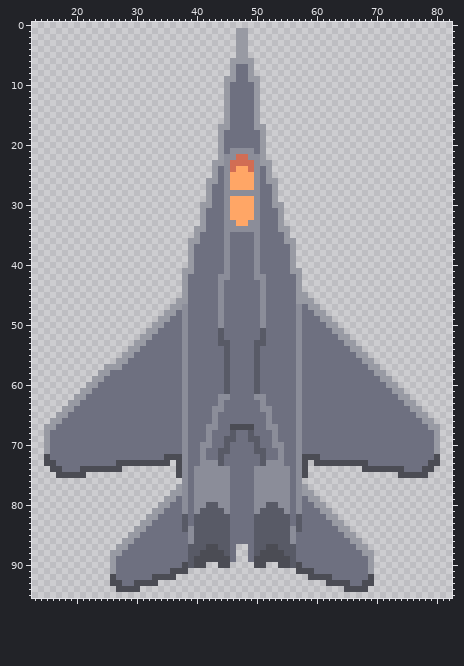
Edited in one commit: sprite sheet (sprites/units/avt1.png). Above: the version before the commit.
Colours within 5 levels of each other are drawn and written as one. Shown: x 13..82, y 0..95.
The same view after the edit:
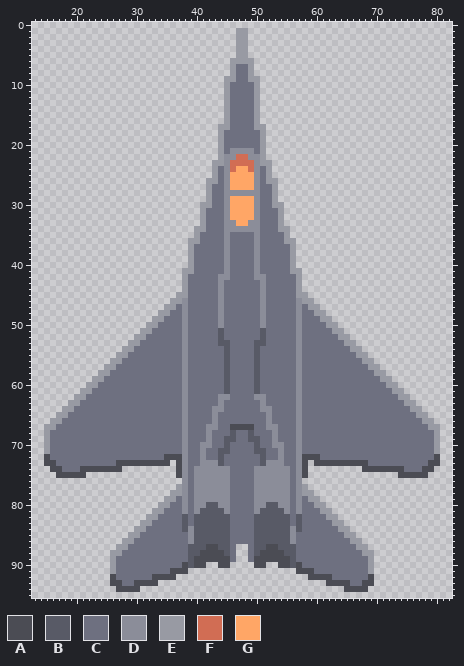
Palette (. is transparent): A #4b4c54  B #585a66  C #6e7080  D #8b8d99  E #989aa3  F #d16d54  G #ffa666
Edits made:
{"change": "file 96x96 -> 288x288 pixels (blocks of 1x1 -> 3x3; one block is one cell here)"}
{"y":45,"x":37,"old":".","new":"E"}
{"y":46,"x":36,"old":".","new":"E"}
{"y":46,"x":38,"old":"E","new":"D"}
{"y":46,"x":57,"old":"E","new":"D"}
{"y":47,"x":35,"old":".","new":"E"}
{"y":47,"x":37,"old":"E","new":"C"}
{"y":48,"x":34,"old":".","new":"E"}
{"y":48,"x":36,"old":"E","new":"C"}
{"y":49,"x":33,"old":".","new":"E"}
{"y":49,"x":35,"old":"E","new":"C"}
{"y":50,"x":32,"old":".","new":"E"}
{"y":50,"x":34,"old":"E","new":"C"}
{"y":51,"x":31,"old":".","new":"E"}
{"y":51,"x":33,"old":"E","new":"C"}
{"y":52,"x":30,"old":".","new":"E"}
{"y":52,"x":32,"old":"E","new":"C"}
{"y":53,"x":29,"old":".","new":"E"}
{"y":53,"x":31,"old":"E","new":"C"}
{"y":54,"x":28,"old":".","new":"E"}
{"y":54,"x":30,"old":"E","new":"C"}
{"y":55,"x":27,"old":".","new":"E"}
{"y":55,"x":29,"old":"E","new":"C"}
{"y":56,"x":26,"old":".","new":"E"}
{"y":56,"x":28,"old":"E","new":"C"}
{"y":57,"x":27,"old":"E","new":"C"}
{"label":"changed","picture_box":[110,292,188,370]}
{"label":"changed","picture_box":[296,298,302,304]}
